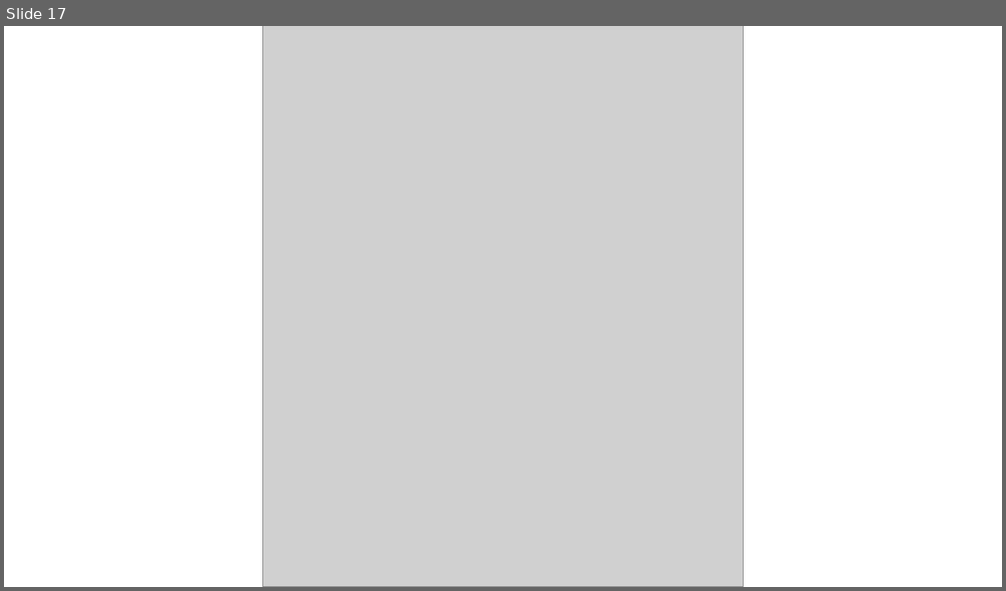
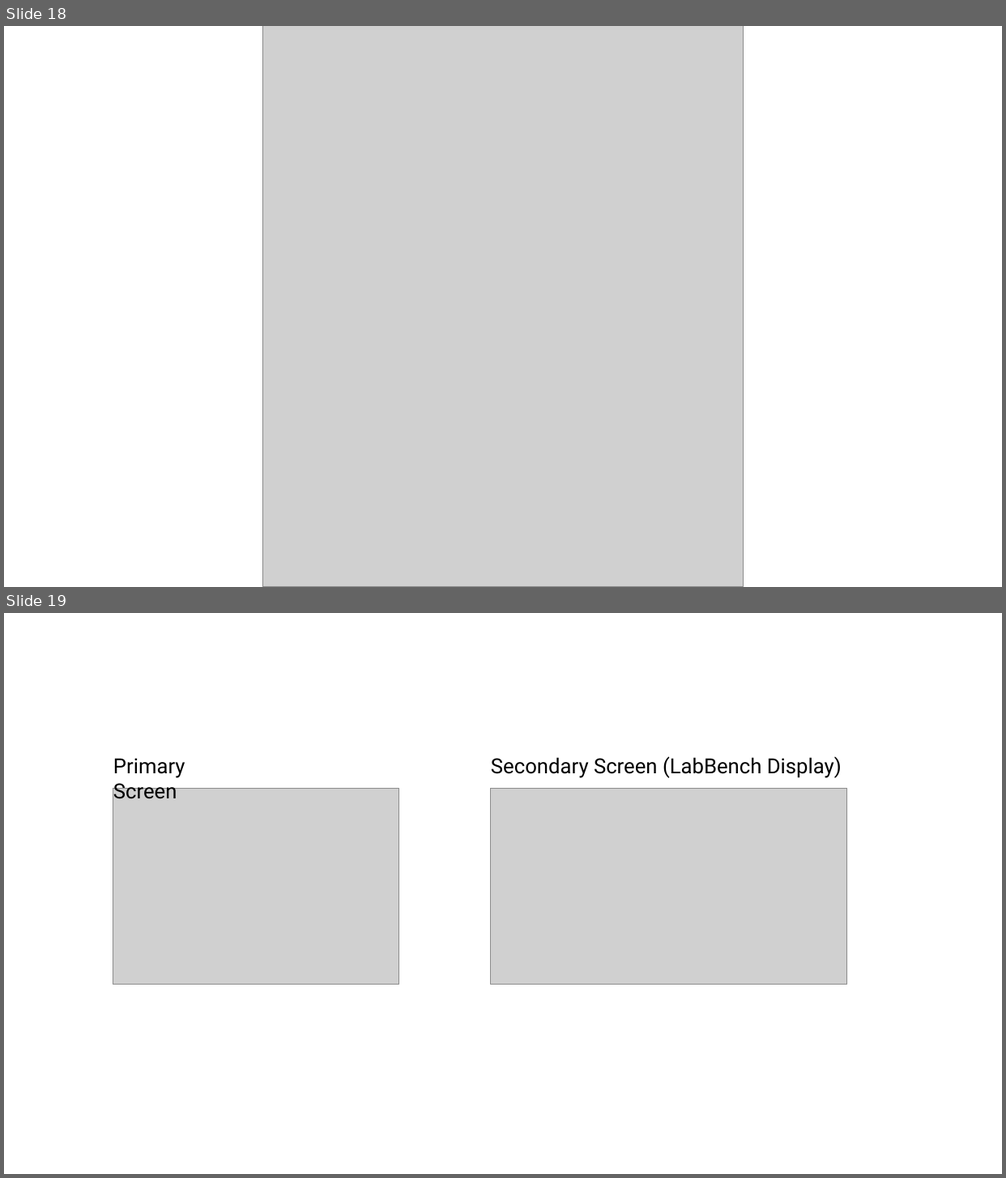
Before and after one commit to LabBench-Society/Protocols, a slide deck: introdemo/Illustrations/Illustrations (Introduction to LabBench).pptx. Shown one above the other, each under a label of ours: slide 17 before the commit, slides 18 and 19 after it. The pictures are 1006x591 and 1006x1178 pixels, drawn with LibreOffice and Linux fonts; fonts in the diff are those of the drawing; grey boxes stand for pictures. Boxes give left, top, right and bottom in pixels: in the first picture for what was removed or moved away, otherwise in the second. Text is boxed around its words. In the diff, an @@ line names an element or a change of style, - is before the commit and + after.

```diff
--- a/introdemo/Illustrations/Illustrations (Introduction to LabBench).pptx
+++ b/introdemo/Illustrations/Illustrations (Introduction to LabBench).pptx
@@ slide 19 added at bbox=[4, 613, 1002, 1174], background #FFFFFF @@
@@ text added at bbox=[113, 758, 185, 799], 20 pt, text #000000 @@
+Primary Screen
@@ text added at bbox=[491, 756, 842, 778], 20 pt, text #000000 @@
+Secondary Screen (LabBench Display)
@@ picture added at bbox=[113, 788, 398, 984] @@
@@ picture added at bbox=[491, 788, 847, 984] @@
@@ what was slide 17 is now slide 18 @@
```
Also in this commit, not shown: 1 other slide added, 1 slide removed, 1 other file.
